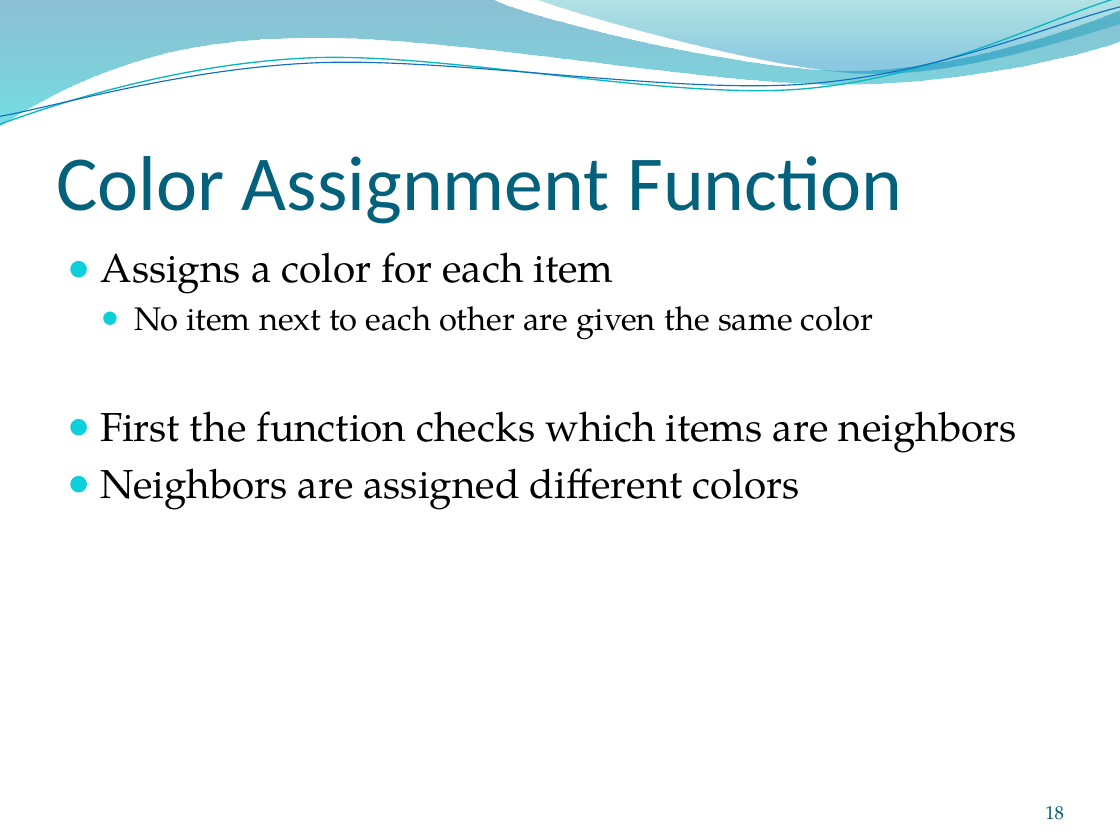
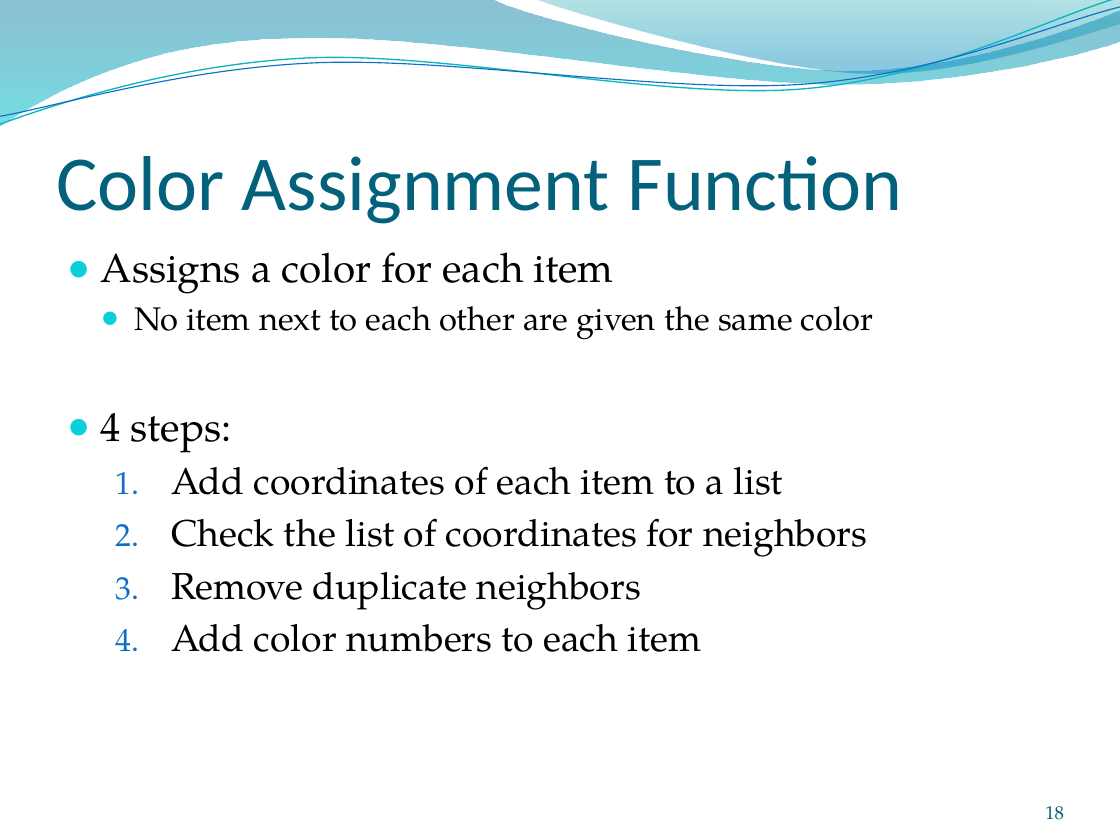
Before and after one commit to montelongoj/p2-b130-aau-2011, a slide deck: slide 18 of P2 project Bag Packer Program.pptx. Drawn at 1120x840 pixels with LibreOffice and Linux fonts; fonts in the diff are those of the drawing; background and template pictures are left out. Boxes give left, top, right and bottom in pixels: in the first picture for what was removed or moved away, otherwise in the second. Text is boxed around its words. In the diff, an @@ line names an element or a change of style, - is before the commit and + after.

```diff
--- a/P2 project Bag Packer Program.pptx
+++ b/P2 project Bag Packer Program.pptx
@@ text at [101,413,867,652]: text changed; size 26 to 24 pt @@
-● First the function checks which items are neighbors
-● Neighbors are assigned different colors
+● 4 steps:
+  1. Add coordinates of each item to a list
+  2. Check the list of coordinates for neighbors
+  3. Remove duplicate neighbors
+  4. Add color numbers to each item
```
Also in this commit, not shown: 2 other slides changed.
